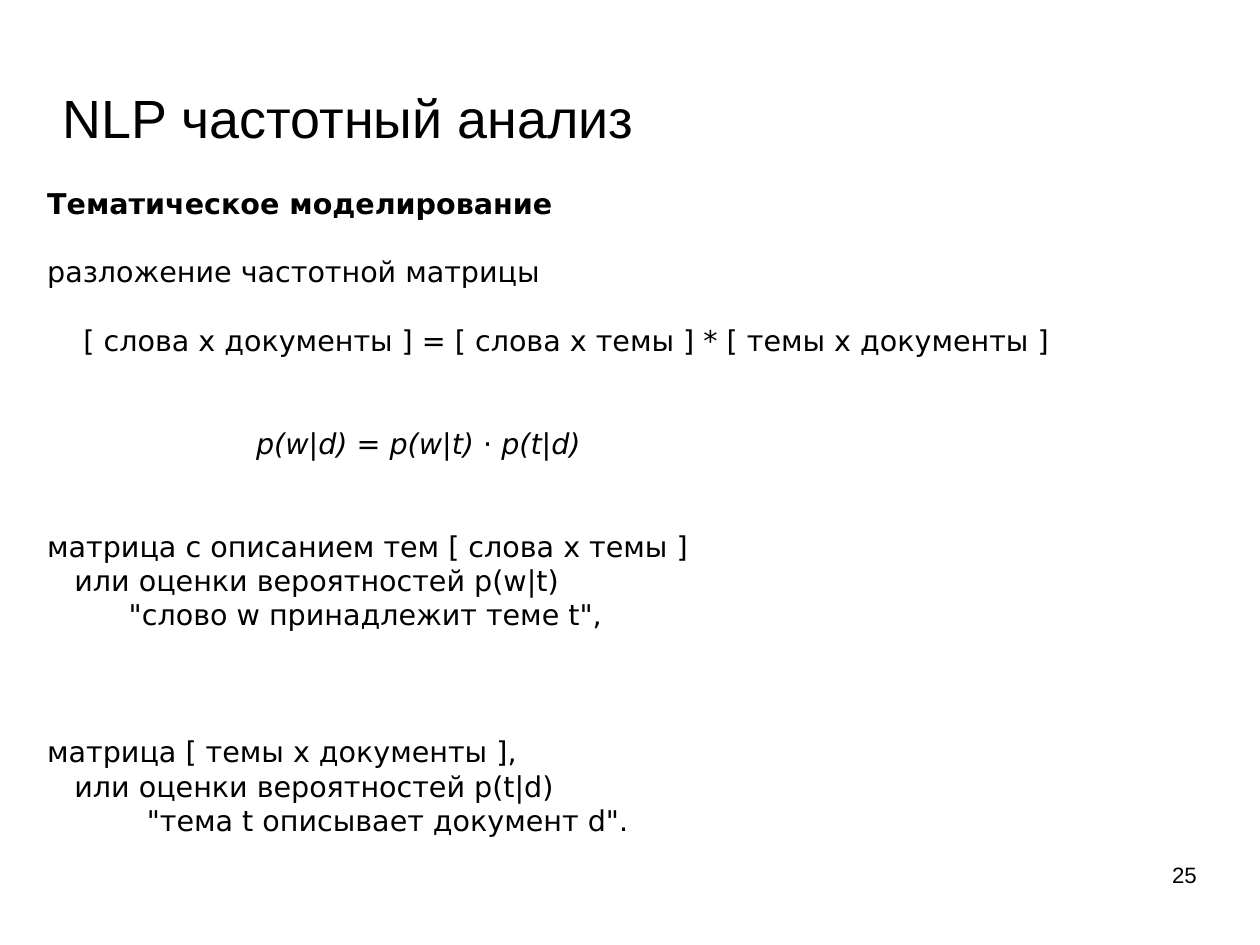
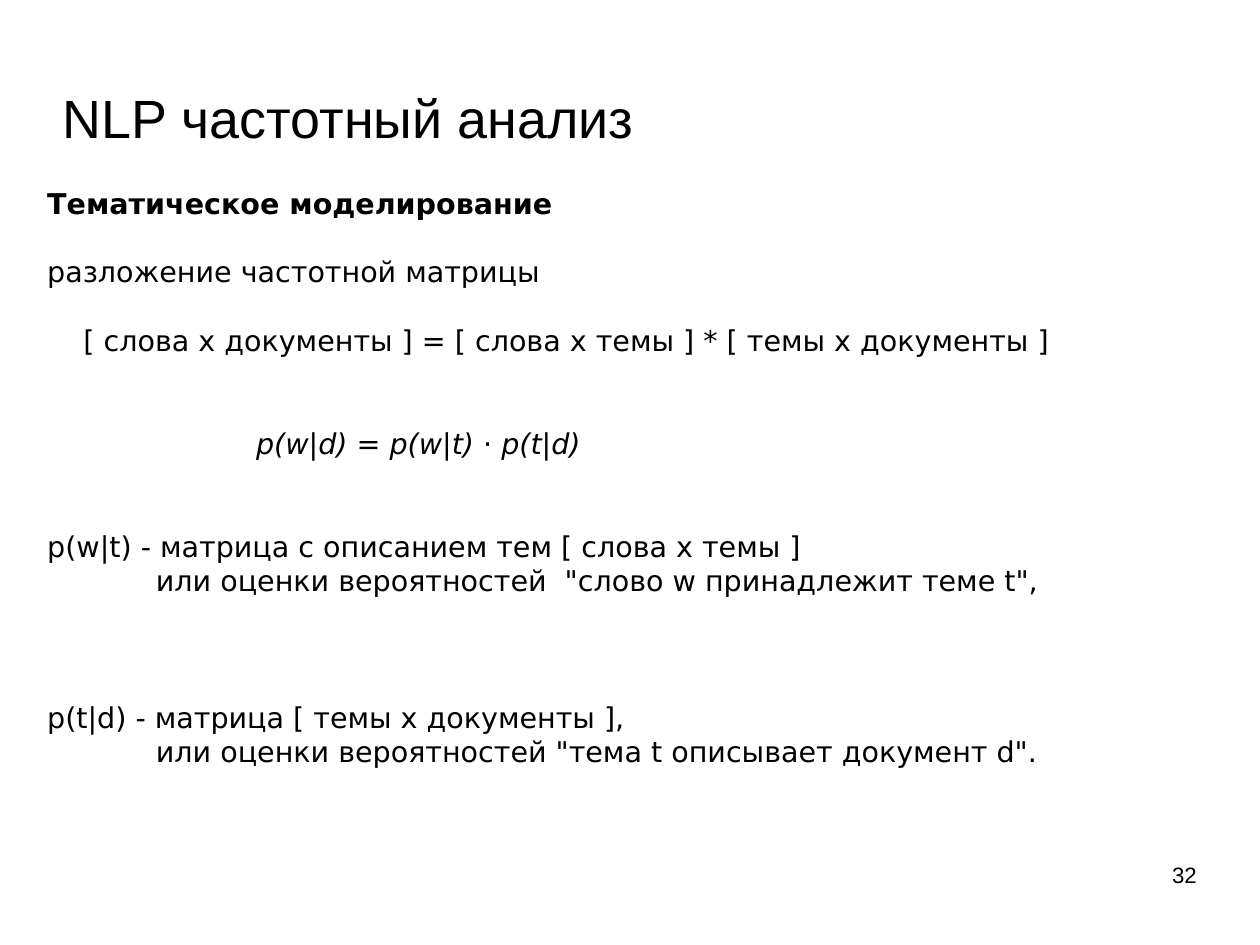
Before and after one commit to mechanoid5/ml_lectorium_legacy, a slide deck: slide 32 of 25-text-tfidf.odp (slide 25 before the commit). Drawn at 1260x945 pixels with LibreOffice and Linux fonts; fonts in the diff are those of the drawing; background and template pictures are left out. Boxes give left, top, right and bottom in pixels: in the first picture for what was removed or moved away, otherwise in the second. Text is boxed around its words. In the diff, an @@ line names an element or a change of style, - is before the commit and + after.

```diff
--- a/25-text-tfidf.odp
+++ b/25-text-tfidf.odp
@@ text at bbox=[47, 535, 1037, 768]: text changed @@
-матрица с описанием тем [ слова х темы ]
-или оценки вероятностей p(w|t)
-"слово w принадлежит теме t",
-матрица [ темы х документы ],
-или оценки вероятностей p(t|d)
-"тема t описывает документ d".
+p(w|t) - матрица с описанием тем [ слова х темы ]
+или оценки вероятностей "слово w принадлежит теме t",
+p(t|d) - матрица [ темы х документы ],
+или оценки вероятностей "тема t описывает документ d".
@@ page number at bbox=[1172, 867, 1197, 884]: text changed @@
-25
+32
```
Also in this commit, not shown: 3 other slides changed, 7 slides added, 1 slide removed, 1 other file.
